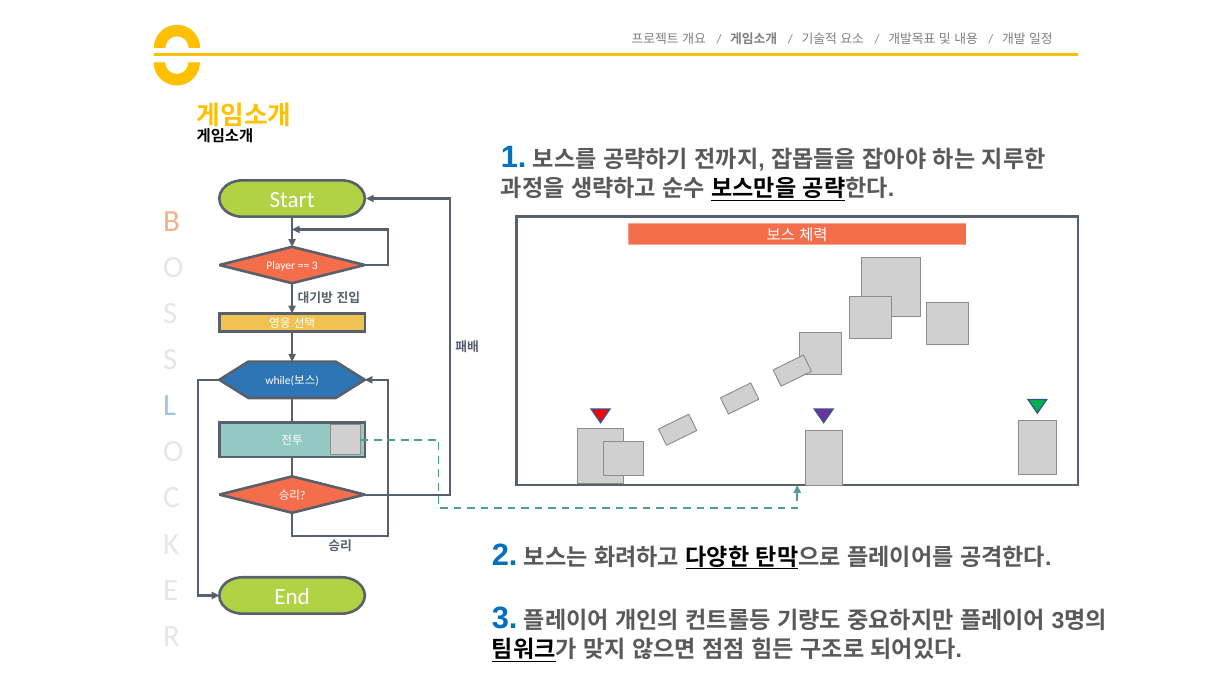
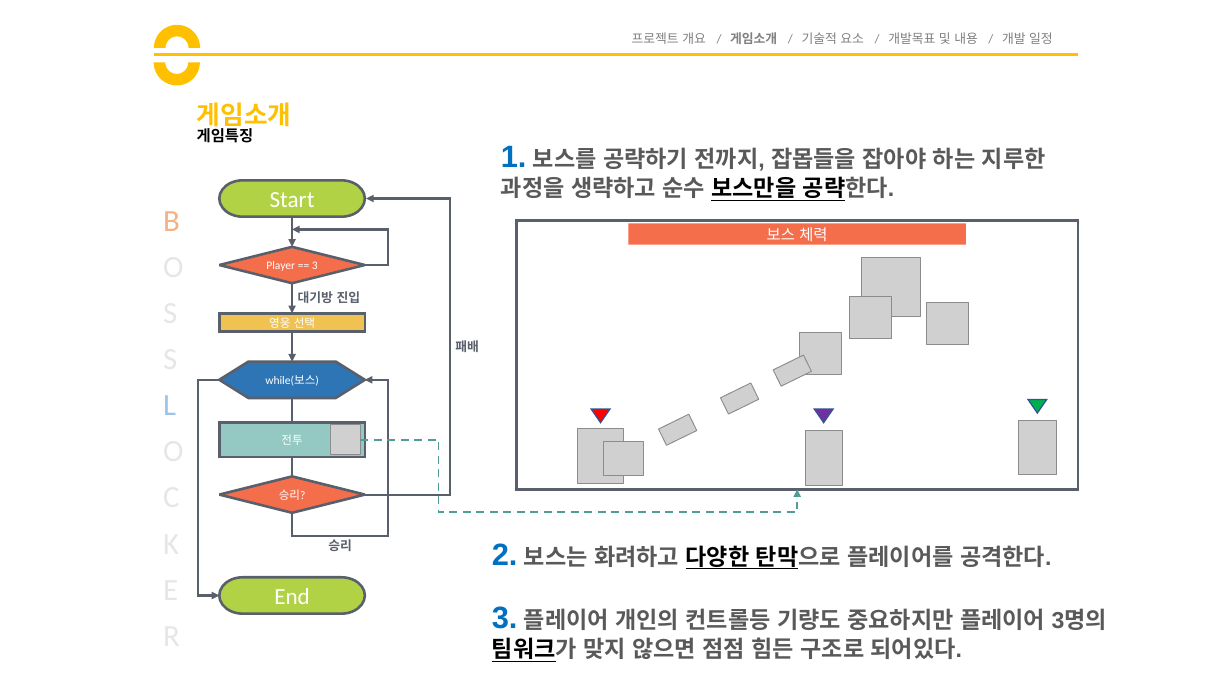
Before and after one commit to goddun/Report, a slide deck: slide 6 of 제안서.pptx (slide 5 before the commit). Drawn at 1232x693 pixels with LibreOffice and Linux fonts; fonts in the diff are those of the drawing; grey boxes stand for pictures. Boxes give left, top, right and bottom in pixels: in the first picture for what was removed or moved away, otherwise in the second. Text is boxed around its words. In the diff, an @@ line names an element or a change of style, - is before the commit and + after.

```diff
--- a/제안서.pptx
+++ b/제안서.pptx
@@ text at (197,126,254,143): text changed @@
-게임소개
+게임특징
@@ rectangle: place and size @@
-rectangle at (517,216,1079,485)
+rectangle at (517,221,1079,490)
@@ elbow arrow moved from (360, 440) - (798, 485) to (360, 440) - (798, 490) @@
```
Also in this commit, not shown: 14 other slides changed, 1 slide added.
